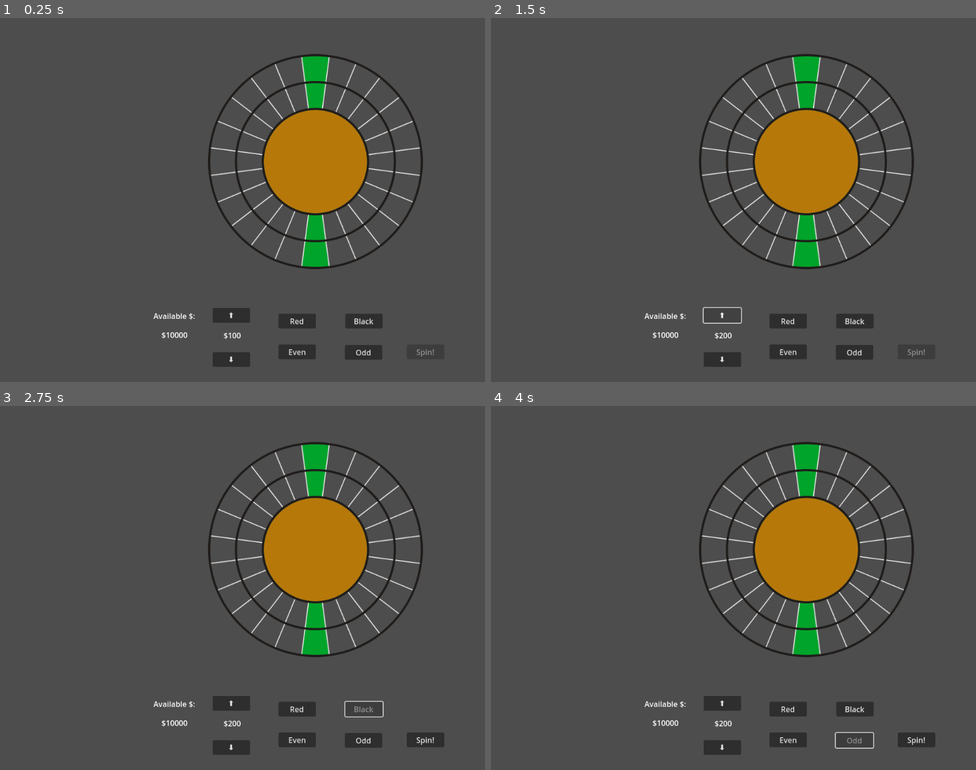
Above: before the commit, frames 1-4 (two rows, left to right).
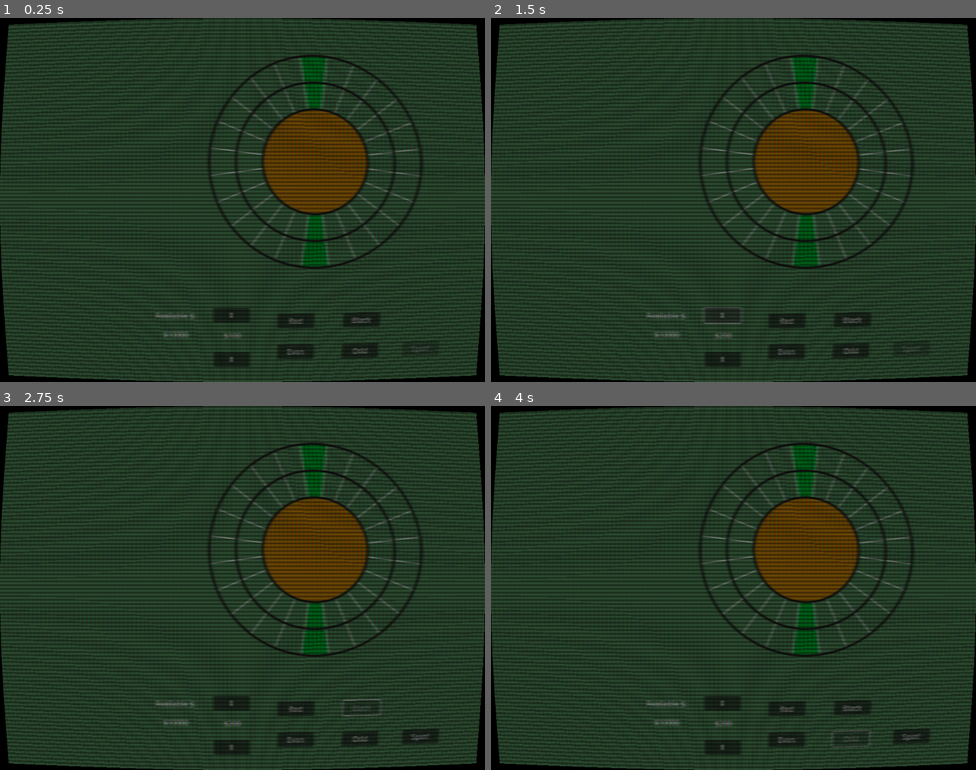
Above: after the commit, the same moments.

Repository: RossRKK/gmtk-game-jam-2025
Game: Godot game, scene res://scenes/roulette_scene.tscn
Same seed, same stepped clock (60 frames per second), same inputs: the game is played once before the commit and once after it.
Inputs:
- Up to frame 1 (0.25 s): no input
- Up to frame 2 (1.5 s): click "⬇" at 0.5 s; click "⬆" at 1.25 s
- Up to frame 3 (2.75 s): click "Black" at 2 s
- Up to frame 4 (4 s): click "Red" at 2.75 s; click "Odd" at 3.5 s

The runs differ from the first frame. In frame 1, 98% of the frame differs, in the area x 0-100%, y 0-100%; in frame 2, 98%; in frame 3, 98%; in frame 4, 98%.

Commit message:
Fix the CRT filter interfering with the mouse

Diff:
--- a/project.godot
+++ b/project.godot
@@ -22,9 +22,12 @@
 
 [display]
 
-window/size/viewport_width=1024
-window/size/viewport_height=768
+window/size/viewport_width=2048
+window/size/viewport_height=1536
 window/size/resizable=false
+window/stretch/mode="viewport"
+window/stretch/scale=2.0
+window/stretch/scale_mode="integer"
 
 [dotnet]
 
--- a/scenes/post_processing_effects/crt_effect.tscn
+++ b/scenes/post_processing_effects/crt_effect.tscn
@@ -20,3 +20,4 @@
 anchor_bottom = 1.0
 grow_horizontal = 2
 grow_vertical = 2
+mouse_filter = 2
--- a/scenes/roulette_scene.tscn
+++ b/scenes/roulette_scene.tscn
@@ -8,8 +8,13 @@
 [node name="RouletteScene" type="Node2D"]
 script = ExtResource("1_nh752")
 
-[node name="CRTEffect" parent="." instance=ExtResource("1_8h7hl")]
-visible = false
+[node name="ColorRect" type="ColorRect" parent="."]
+offset_left = -59.0
+offset_top = -56.0
+offset_right = 1144.0
+offset_bottom = 816.0
+mouse_filter = 1
+color = Color(0.295, 0.5, 0.322333, 1)
 
 [node name="RouletteWheel" parent="." instance=ExtResource("2_bivp3")]
 position = Vector2(667, 302)
@@ -33,4 +38,6 @@
 text = "$$$$"
 horizontal_alignment = 1
 
+[node name="CRTEffect" parent="." instance=ExtResource("1_8h7hl")]
+
 [connection signal="submit_bet" from="BettingBoard" to="RouletteWheel" method="_start_spin"]
--- a/scripts/betting_board.gd
+++ b/scripts/betting_board.gd
@@ -17,7 +17,7 @@
 	bet_text.text = "$%d" % bet.bet_amount
 
 func reset() -> void:
-	print("REseting buttons")
+	print("Reseting buttons")
 	bet = Bet.new(bet_increment, Bet.BetType.Unset)
 	set_button_state()
 
